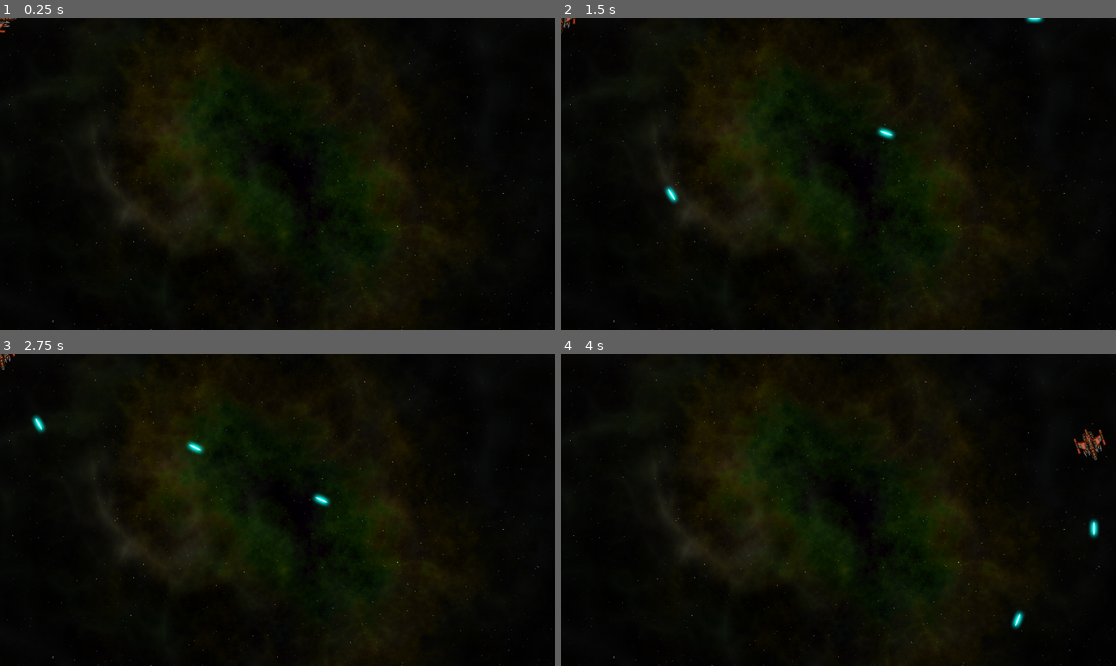
Above: before the commit, frames 1-4 (two rows, left to right).
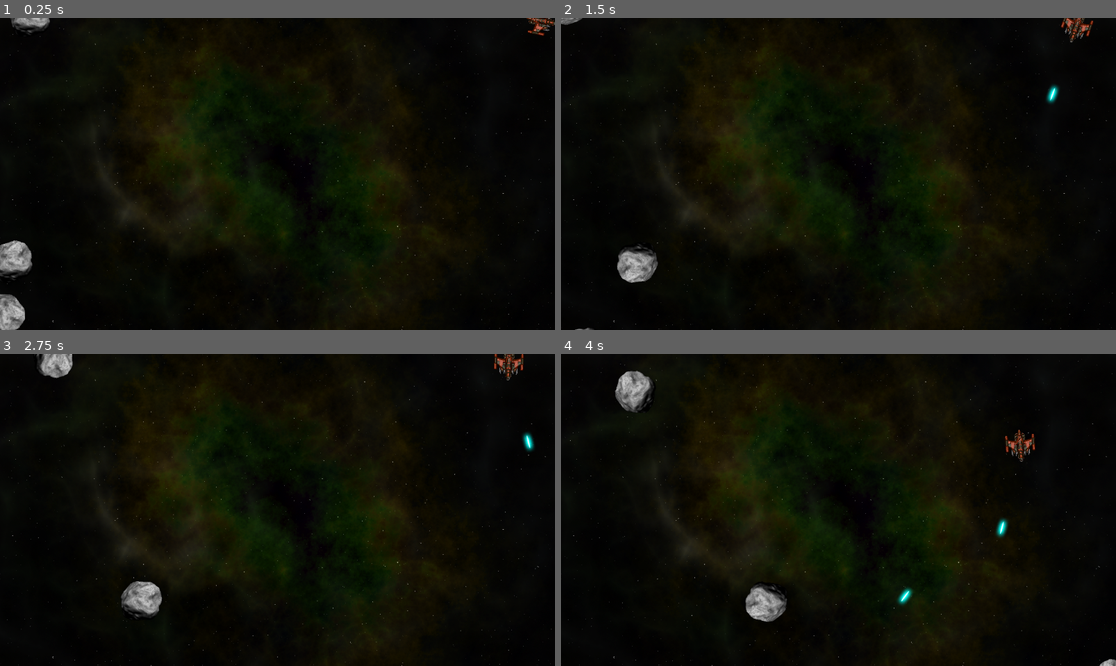
Above: after the commit, the same moments.

Repository: ghost355/space_rocks
Game: Godot game, scene res://main.tscn
The game is run twice, just before and just after one commit, with the same random seed, the same clock (stepped at 60 frames per second) and the same inputs.
Inputs:
- Up to frame 1 (0.25 s): no input
- Up to frame 2 (1.5 s): hold D (rotate_right) 0.53-1.28 s; hold Space (shoot) 0.53-1.28 s; hold Left (rotate_left) from 1.28 s (still down); tap Space (shoot) at 1.35 s
- Up to frame 3 (2.75 s): release Left (rotate_left) at 2.03 s; hold D (rotate_right) from 2.03 s (still down); hold Space (shoot) from 2.03 s (still down)
- Up to frame 4 (4 s): release D (rotate_right) at 2.78 s; release Space (shoot) at 2.78 s; hold W (thrust) 2.78-3.53 s; tap Space (shoot) at 2.85 s; hold Left (rotate_left) from 3.53 s (still down); hold Space (shoot) from 3.53 s (still down)

The runs differ from the first frame. In frame 1, 1.5% of the frame differs, in the area x 0-100%, y 0-100%; in frame 2, 1.3%; in frame 3, 1.8%; in frame 4, 2.3%, in the area x 9-100%, y 5-100%.
Error after the commit: Invalid assignment of property or key 'scale' with value of type 'Vector2' on a base object of type 'null instance'. (res://rock.gd:26)

Commit message:
add main code

Diff:
--- /dev/null
+++ b/main.gd
@@ -0,0 +1,26 @@
+extends Node
+
+@export var rock_scene: PackedScene
+
+var screensize: Vector2 = Vector2.ZERO
+
+@onready var rock_spawn = $RockPath/RockSpawn
+
+
+func _ready() -> void:
+	screensize = get_viewport().get_visible_rect().size
+	for i in 3:
+		spawn_rock(3)
+
+
+func spawn_rock(size: int, pos = null, vel = null) -> void:
+	if pos == null:
+		rock_spawn.progress = randi()
+		pos = rock_spawn.position
+	if vel == null:
+		vel = Vector2.RIGHT.rotated(randf_range(0, TAU)) * randf_range(50, 125)
+
+	var r = rock_scene.instantiate()
+	r.screensize = screensize
+	r.start(pos, vel, size)
+	call_deferred("add_child", r)
--- a/main.tscn
+++ b/main.tscn
@@ -1,9 +1,19 @@
-[gd_scene load_steps=3 format=3 uid="uid://dal1gjrx8ao04"]
+[gd_scene load_steps=6 format=3 uid="uid://dal1gjrx8ao04"]
 
 [ext_resource type="Texture2D" uid="uid://c1sukia6s6faq" path="res://assets/space_background.png" id="1_0xm2m"]
+[ext_resource type="Script" uid="uid://c2p8ainitcasa" path="res://main.gd" id="1_1bvp3"]
 [ext_resource type="PackedScene" uid="uid://ot5gbqvu4rga" path="res://player.tscn" id="2_h2yge"]
+[ext_resource type="PackedScene" uid="uid://d1blyg36co61r" path="res://rock.tscn" id="2_lquwl"]
+
+[sub_resource type="Curve2D" id="Curve2D_7mycd"]
+_data = {
+"points": PackedVector2Array(0, 0, 0, 0, 0, 0, 0, 0, 0, 0, 1152, 0, 0, 0, 0, 0, 1152, 648, 0, 0, 0, 0, 0, 648, 0, 0, 0, 0, 0, 0)
+}
+point_count = 5
 
 [node name="Main" type="Node"]
+script = ExtResource("1_1bvp3")
+rock_scene = ExtResource("2_lquwl")
 
 [node name="Sprite2D" type="Sprite2D" parent="."]
 position = Vector2(566, 323.5)
@@ -11,3 +21,8 @@
 texture = ExtResource("1_0xm2m")
 
 [node name="Player" parent="." instance=ExtResource("2_h2yge")]
+
+[node name="RockPath" type="Path2D" parent="."]
+curve = SubResource("Curve2D_7mycd")
+
+[node name="RockSpawn" type="PathFollow2D" parent="RockPath"]
Not shown, added: main.gd.uid
